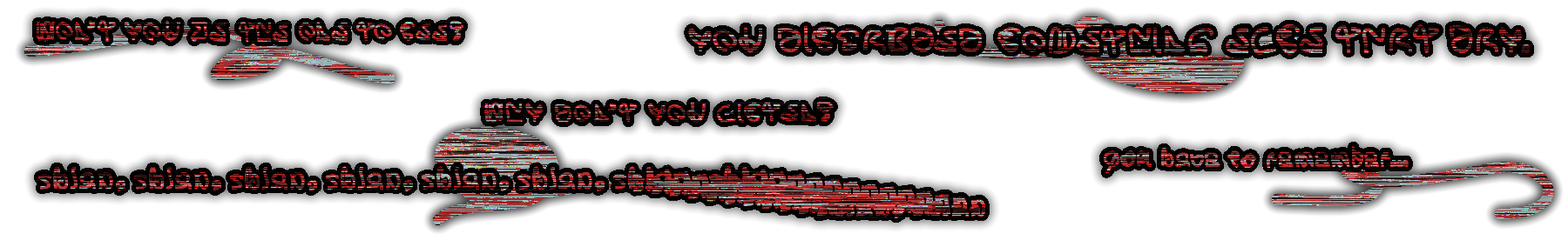
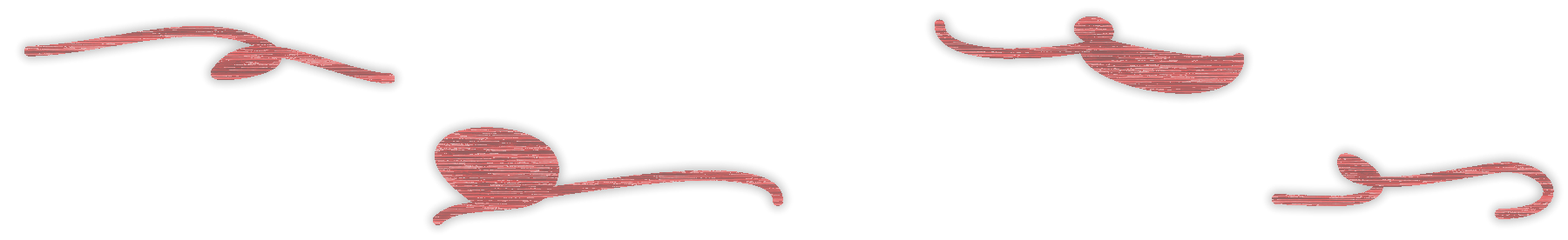
Two versions of the same layered image (1568px x 240px). Layer-by-layer changes:
"Group 1": opacity 100% → 50% over [15, 6, 1562, 235]
added group "left" with 3 layers in group "Group 1" over [15, 6, 1562, 235]
moved "Scroll_Left_0.bmp" into group "left", painted on it over [15, 6, 1562, 235]
moved "Scroll_Left_1.bmp" into group "left", painted on it over [15, 6, 1562, 235]
moved "Scroll_Left_2.bmp" into group "left", painted on it over [15, 6, 1562, 235]
added group "right" with 3 layers in group "Group 1" over [15, 6, 1562, 235]
moved "Scroll_Right_0.bmp" into group "right", painted on it over [15, 6, 1562, 235]
moved "Scroll_Right_1.bmp" into group "right", painted on it over [15, 6, 1562, 235]
moved "Scroll_Right_2.bmp" into group "right", painted on it over [15, 6, 1562, 235]
added group "clear" with 3 layers in group "Group 1" over [15, 6, 1562, 235]
moved "Scroll_Clear_0.bmp" into group "clear", painted on it over [15, 6, 1562, 235]
moved "Scroll_Clear_1.bmp" into group "clear", painted on it over [15, 6, 1562, 235]
moved "Scroll_Clear_2.bmp" into group "clear", painted on it over [15, 6, 1562, 235]
removed layer "Background" over [15, 6, 1563, 235]
removed layer "Paint Layer 2" over [15, 6, 1563, 235]
moved "Scroll.bmp" into group "static (unused)", painted on it over [15, 6, 1562, 224]
moved "Scroll1.bmp" into group "static (unused)", painted on it over [15, 6, 1562, 224]
moved "Scroll2.bmp" into group "static (unused)", painted on it over [15, 6, 1562, 224]
